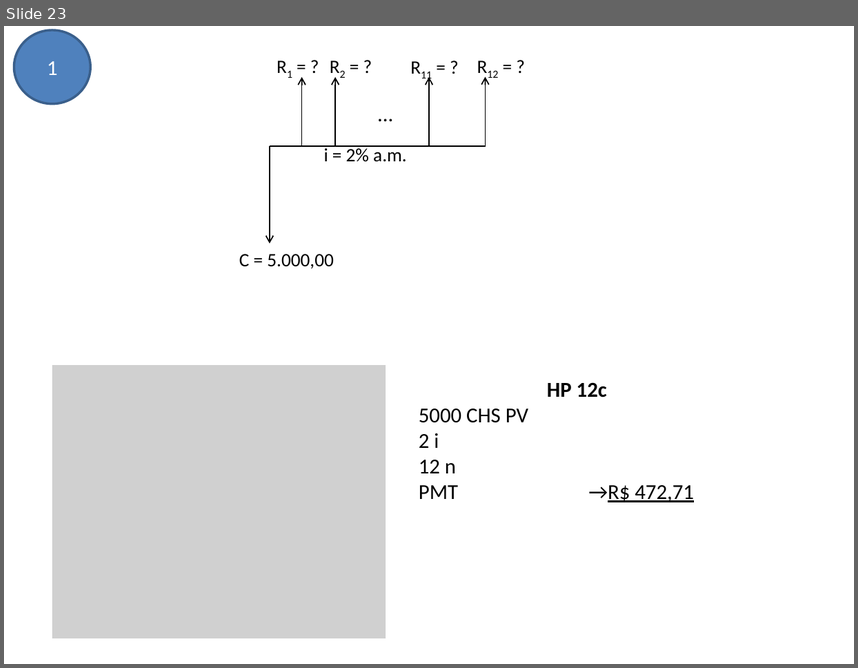
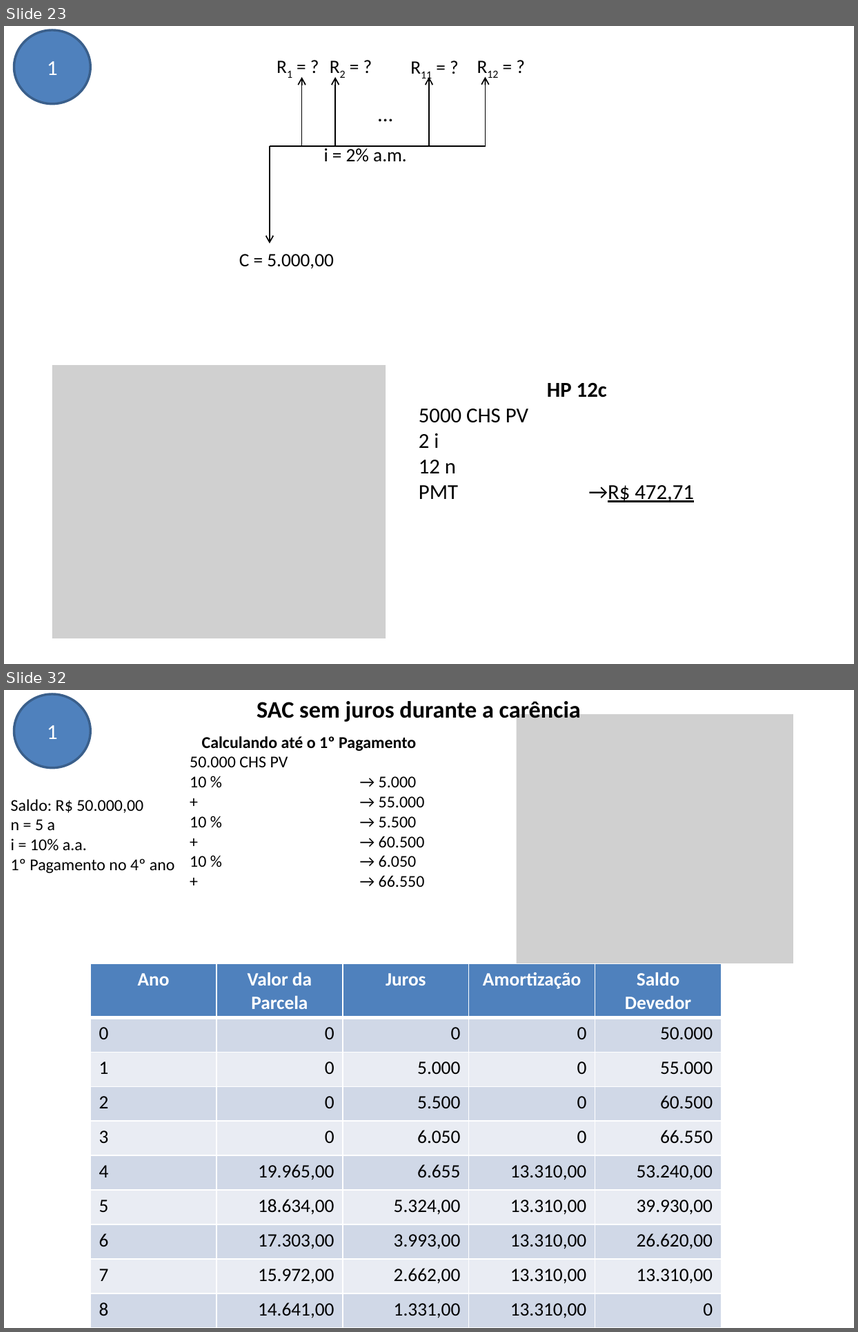
Before and after one commit to avelinoferreiragf/avelino, a slide deck: Gestao Estrategica TI/06 - Análise de Viabilidade de Projetos/Exercícios.pptx. Shown one above the other, each under a label of ours: slide 23 before the commit, slides 23 and 32 after it; the slides between them are not shown. The pictures are 858x668 and 858x1332 pixels, drawn with LibreOffice and Linux fonts; fonts in the diff are those of the drawing; grey boxes stand for pictures. Boxes give left, top, right and bottom in pixels: in the first picture for what was removed or moved away, otherwise in the second. Text is boxed around its words. In the diff, an @@ line names an element or a change of style, - is before the commit and + after.

```diff
--- a/Gestao Estrategica TI/06 - Análise de Viabilidade de Projetos/Exercícios.pptx
+++ b/Gestao Estrategica TI/06 - Análise de Viabilidade de Projetos/Exercícios.pptx
@@ slide 32 added at (4,690,854,1328), background #FFFFFF @@
@@ ellipse added at (14,694,91,768), fill #4F81BD, outline #3A5F8C 2 pt, 18 pt, text #FFFFFF @@
+1
@@ text added at (257,698,581,724), 20 pt, text #000000, bold @@
+SAC sem juros durante a carência
@@ picture added at (517,715,794,964) @@
@@ text added at (190,736,425,887), 14 pt, text #000000 @@
+Calculando até o 1º Pagamento
+50.000 CHS PV
+10 % → 5.000
++ → 55.000
+10 % → 5.500
++ → 60.500
+10 % → 6.050
++ → 66.550
@@ text added at (11,799,175,873), 14 pt, text #000000 @@
+Saldo: R$ 50.000,00
+n = 5 a
+i = 10% a.a.
+1º Pagamento no 4º ano
@@ table added at (91,964,720,1328), 10 rows, 5 columns @@
+Ano | Valor da Parcela | Juros | Amortização | Saldo Devedor
+0 | 0 | 0 | 0 | 50.000
+1 | 0 | 5.000 | 0 | 55.000
+2 | 0 | 5.500 | 0 | 60.500
+3 | 0 | 6.050 | 0 | 66.550
+4 | 19.965,00 | 6.655 | 13.310,00 | 53.240,00
+5 | 18.634,00 | 5.324,00 | 13.310,00 | 39.930,00
+6 | 17.303,00 | 3.993,00 | 13.310,00 | 26.620,00
+7 | 15.972,00 | 2.662,00 | 13.310,00 | 13.310,00
+8 | 14.641,00 | 1.331,00 | 13.310,00 | 0
```
Also in this commit, not shown: 13 other slides added.
